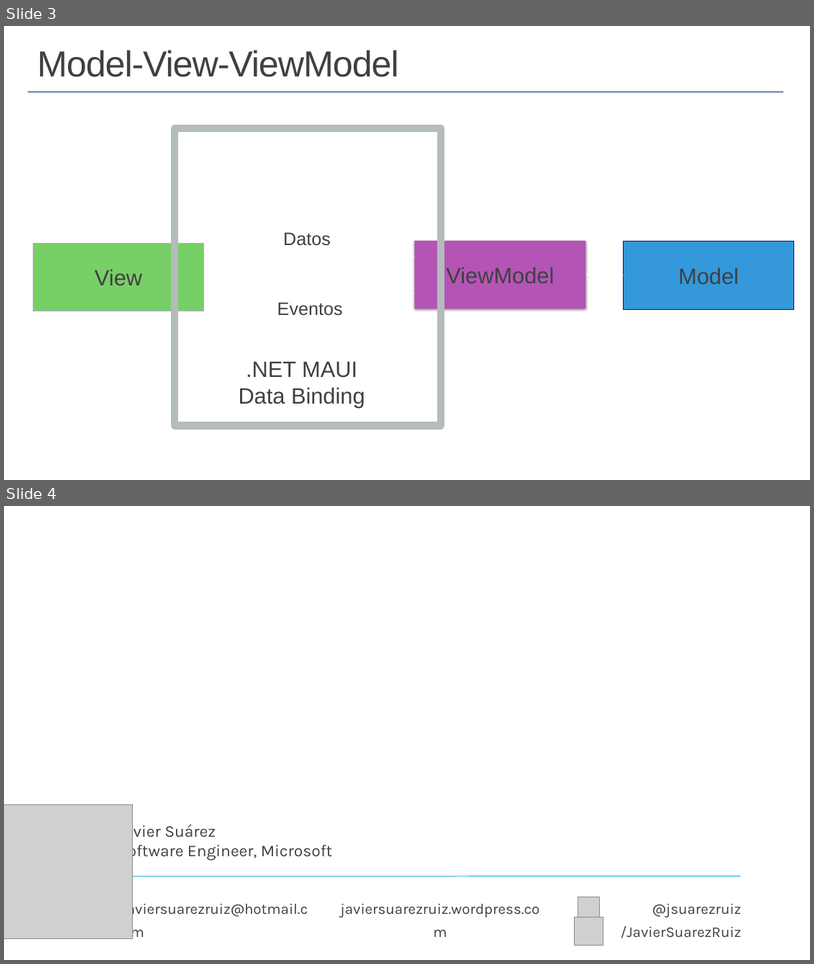
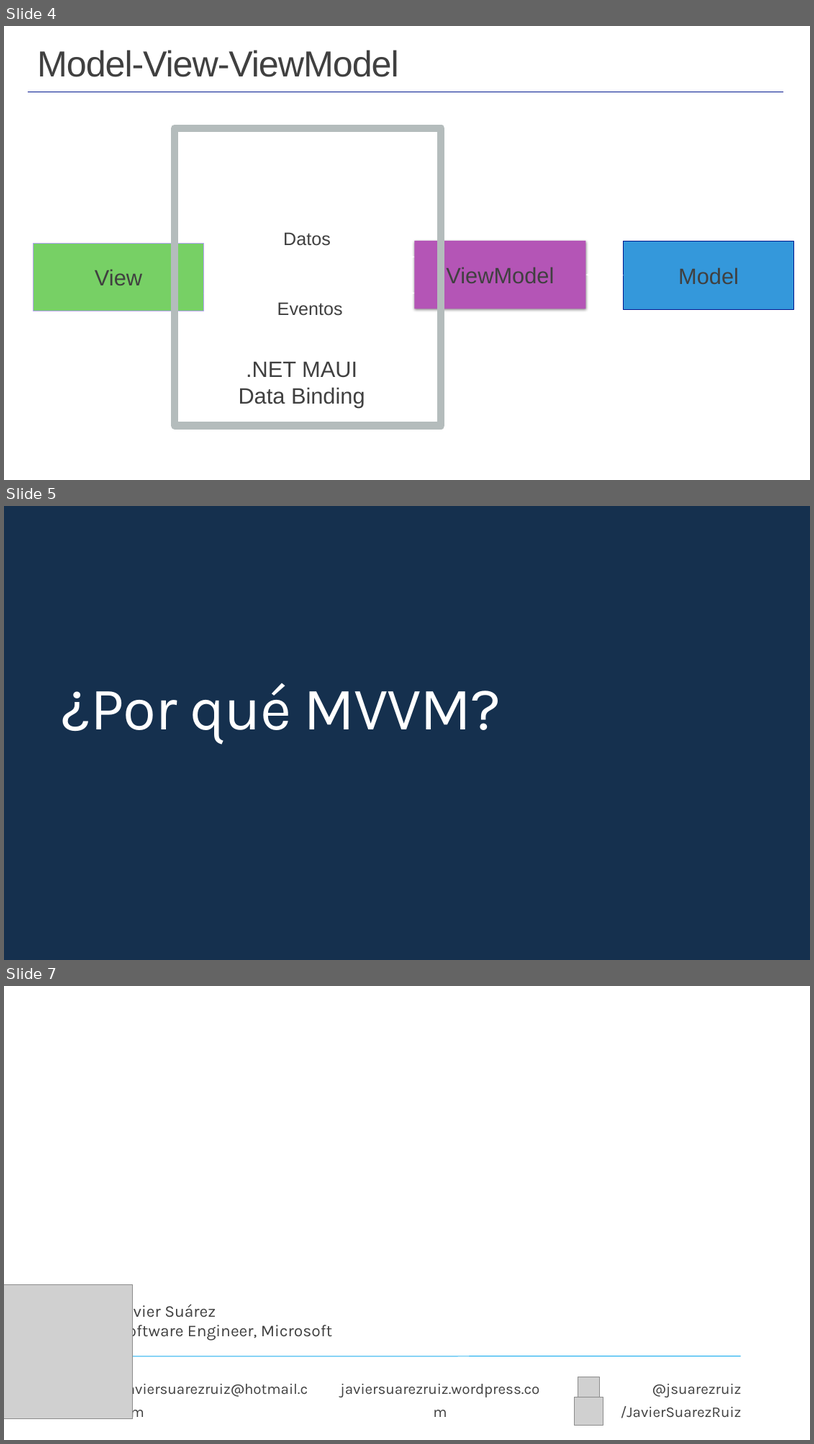
Before and after one commit to jsuarezruiz/taller-dotnet-maui, a slide deck: Bloque 6 - MVVM/Taller20 - MVVM.pptx. Shown one above the other, each under a label of ours: slides 3 and 4 before the commit, slides 4, 5 and 7 after it; the slides between them are not shown. The pictures are 814x964 and 814x1444 pixels, drawn with LibreOffice and Linux fonts; fonts in the diff are those of the drawing; grey boxes stand for pictures; background and template pictures are left out. Boxes give left, top, right and bottom in pixels: in the first picture for what was removed or moved away, otherwise in the second. Text is boxed around its words. In the diff, an @@ line names an element or a change of style, - is before the commit and + after.

```diff
--- a/Bloque 6 - MVVM/Taller20 - MVVM.pptx
+++ b/Bloque 6 - MVVM/Taller20 - MVVM.pptx
@@ slide 5 added at (4,506,810,960), background #15304E @@
@@ title added at (61,683,502,744), 72 pt, text #FFFFFF @@
+¿Por qué MVVM?
@@ what was slide 3 is now slide 4 @@
@@ what was slide 4 is now slide 7 @@
```
Also in this commit, not shown: 2 other slides added, 3 other files.
